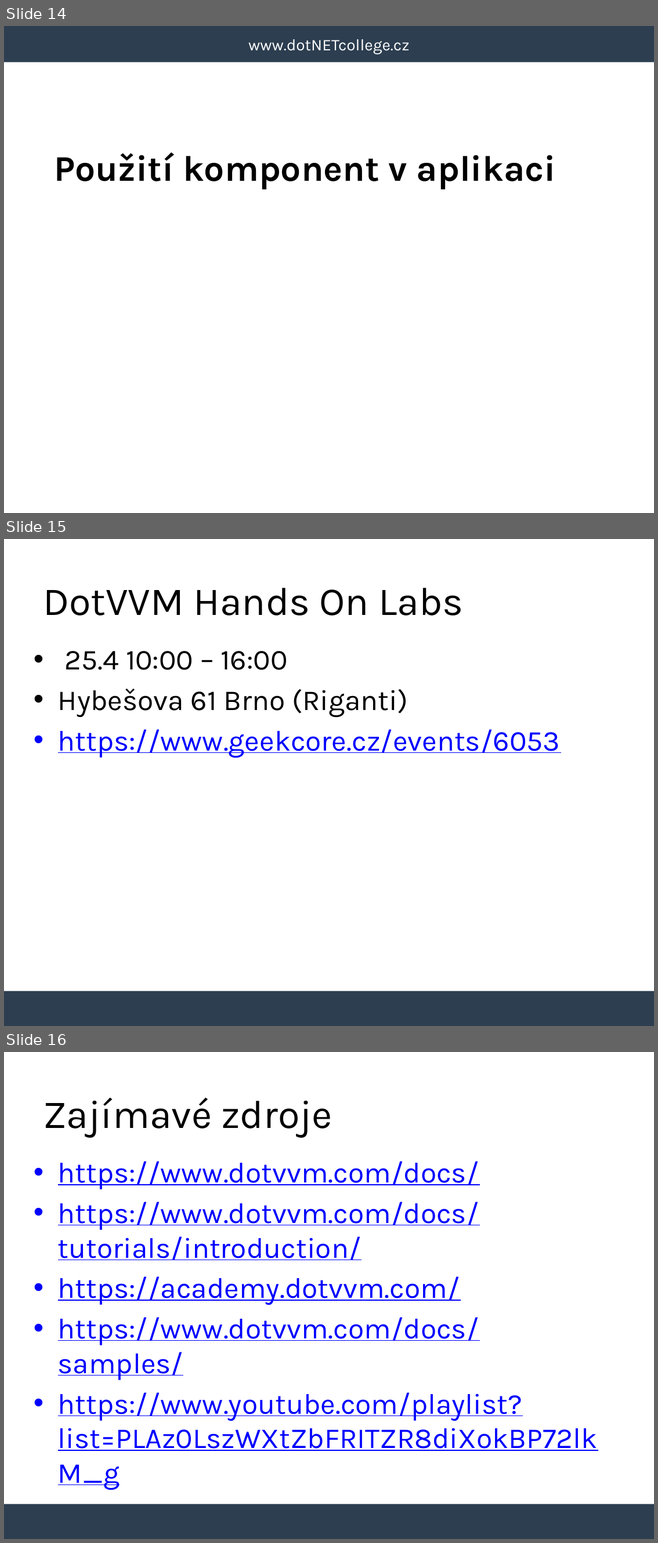
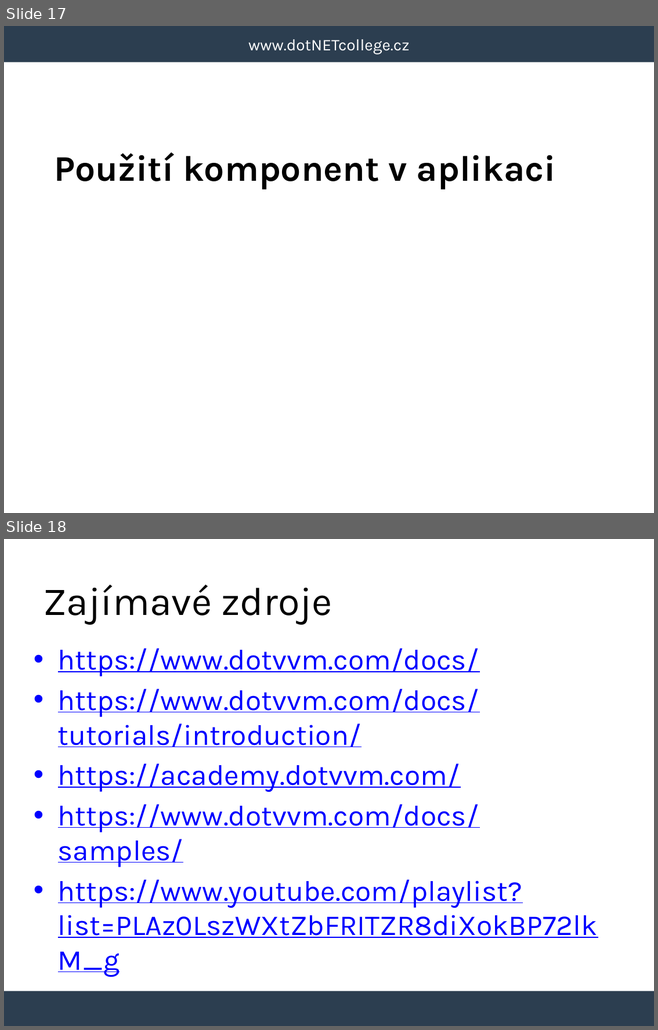
Before and after one commit to tomasjurasek/presentations, a slide deck: dotvvm/DotVVM.pptx. Shown one above the other, each under a label of ours: slides 14, 15 and 16 before the commit, slides 17 and 18 after it. The pictures are 658x1543 and 658x1030 pixels, drawn with LibreOffice and Linux fonts; fonts in the diff are those of the drawing; background and template pictures are left out. Boxes give left, top, right and bottom in pixels: in the first picture for what was removed or moved away, otherwise in the second. Text is boxed around its words. In the diff, an @@ line names an element or a change of style, - is before the commit and + after.

```diff
--- a/dotvvm/DotVVM.pptx
+++ b/dotvvm/DotVVM.pptx
@@ slide 15 removed at [4,539,654,1026], background #FFFFFF; not listed: 1 template element that a slide beside it also shows @@
@@ title removed at [43,588,463,616] @@
-DotVVM Hands On Labs
@@ text removed at [58,651,560,758] @@
-• 25.4 10:00 – 16:00
-• Hybešova 61 Brno (Riganti)
-• https://www.geekcore.cz/events/6053
@@ what was slide 14 is now slide 17 @@
@@ what was slide 16 is now slide 18 @@
```
Also in this commit, not shown: 1 slide changed, 3 slides added, 10 other files.
